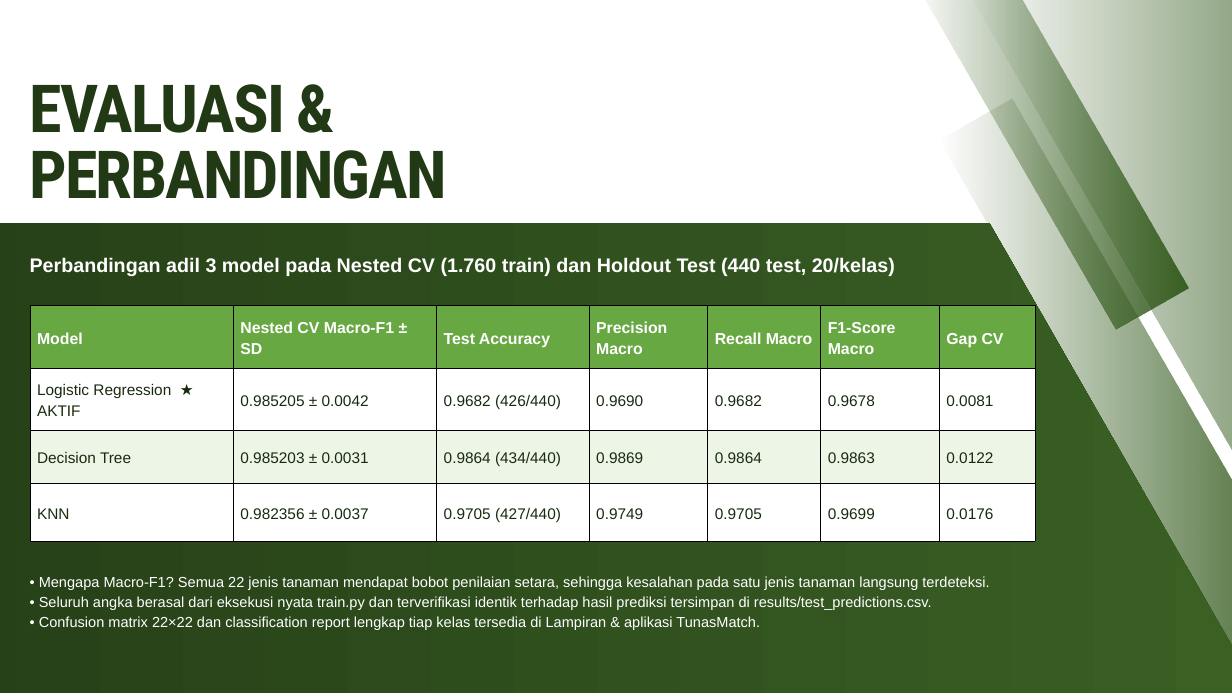
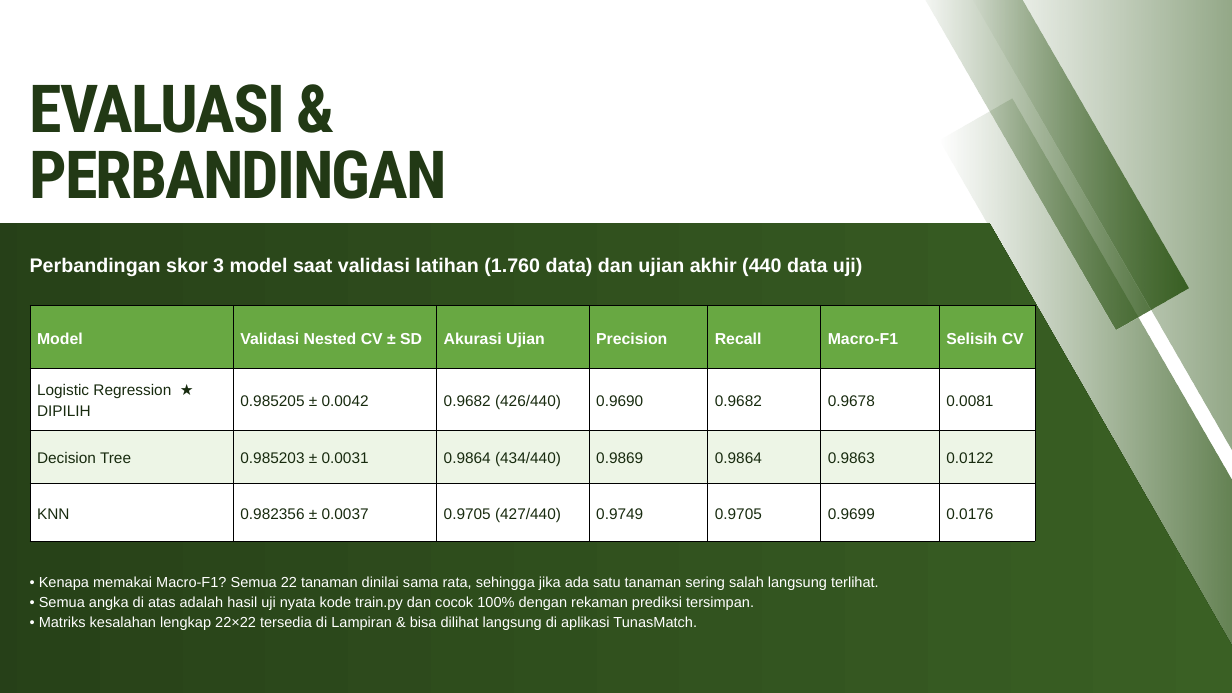
Before and after one commit to mikhailazka-dotcom/ML2026_TEK1302_Kelompok7_TunasMatch, a slide deck: slide 12 of presentation/Laporan_Proyek_Tanaman.pptx. Drawn at 1232x693 pixels with LibreOffice and Linux fonts; fonts in the diff are those of the drawing. Boxes give left, top, right and bottom in pixels: in the first picture for what was removed or moved away, otherwise in the second. Text is boxed around its words. In the diff, an @@ line names an element or a change of style, - is before the commit and + after.

```diff
--- a/presentation/Laporan_Proyek_Tanaman.pptx
+++ b/presentation/Laporan_Proyek_Tanaman.pptx
@@ text at <box>30,257,863,276</box>: text changed @@
-Perbandingan adil 3 model pada Nested CV (1.760 train) dan Holdout Test (440 test, 20/kelas)
+Perbandingan skor 3 model saat validasi latihan (1.760 data) dan ujian akhir (440 data uji)
@@ table at <box>30,306,1035,541</box> @@
-row 1: Model | Nested CV Macro-F1 ± SD | Test Accuracy | Precision Macro | Recall Macro | F1-Score Macro | Gap CV
+row 1: Model | Validasi Nested CV ± SD | Akurasi Ujian | Precision | Recall | Macro-F1 | Selisih CV
-row 2, column 1: Logistic Regression ★ AKTIF
+row 2, column 1: Logistic Regression ★ DIPILIH
@@ text at <box>39,576,879,630</box>: text changed @@
-• Mengapa Macro-F1? Semua 22 jenis tanaman mendapat bobot penilaian setara, sehingga kesalahan pada satu jenis tanaman langsung terdeteksi.
-• Seluruh angka berasal dari eksekusi nyata train.py dan terverifikasi identik terhadap hasil prediksi tersimpan di results/test_predictions.csv.
-• Confusion matrix 22×22 dan classification report lengkap tiap kelas tersedia di Lampiran & aplikasi TunasMatch.
+• Kenapa memakai Macro-F1? Semua 22 tanaman dinilai sama rata, sehingga jika ada satu tanaman sering salah langsung terlihat.
+• Semua angka di atas adalah hasil uji nyata kode train.py dan cocok 100% dengan rekaman prediksi tersimpan.
+• Matriks kesalahan lengkap 22×22 tersedia di Lampiran & bisa dilihat langsung di aplikasi TunasMatch.
```
Also in this commit, not shown: 16 other slides changed, 5 other files.
